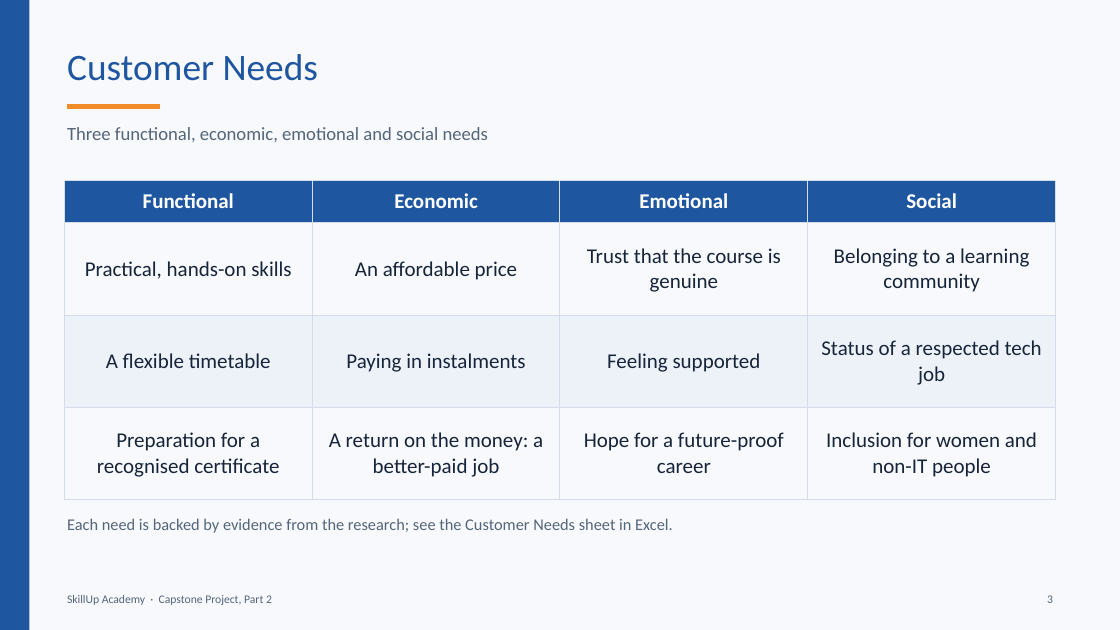
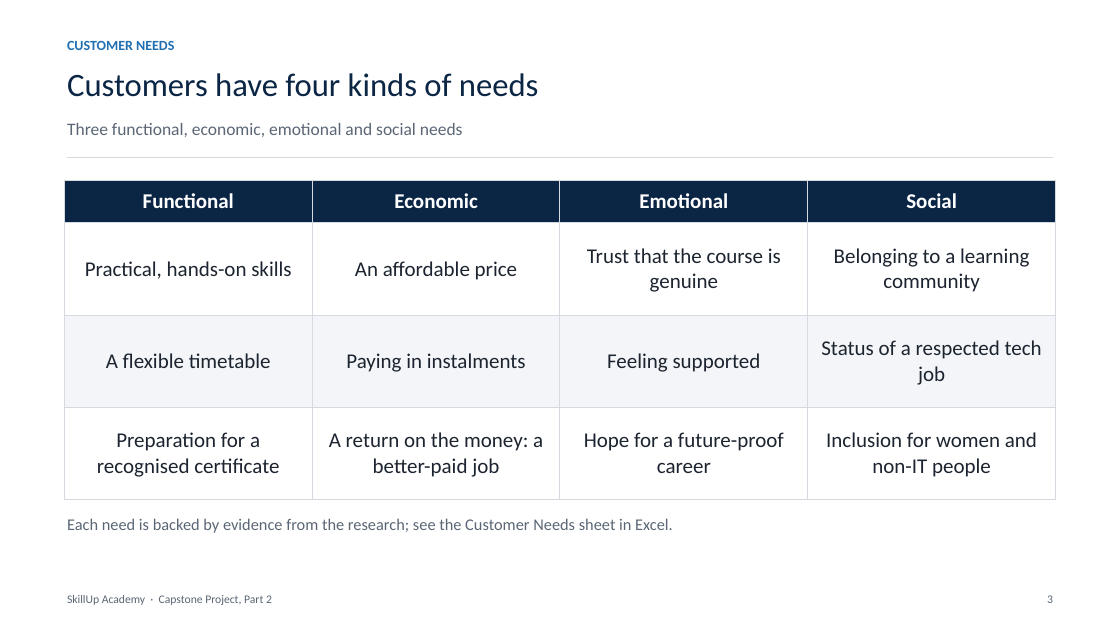
Before and after one commit to BadboyVee/BlackHoleeee, a slide deck: slide 3 of capstone/Customer_Analysis.pptx. Drawn at 1120x630 pixels with LibreOffice and Linux fonts; fonts in the diff are those of the drawing. Boxes give left, top, right and bottom in pixels: in the first picture for what was removed or moved away, otherwise in the second. Text is boxed around its words. In the diff, an @@ line names an element or a change of style, - is before the commit and + after.

```diff
--- a/capstone/Customer_Analysis.pptx
+++ b/capstone/Customer_Analysis.pptx
@@ background #F7F9FC to #FFFFFF @@
@@ rectangle removed at [0,0,29,630] @@
@@ text added at [67,41,174,50], 12 pt, text #1F6FB2, bold @@
+CUSTOMER NEEDS
@@ title at [67,73,538,97]: text changed; size 32 to 28 pt; text colour #1E56A0 to #0B2545 @@
-Customer Needs
+Customers have four kinds of needs
@@ text "Three functional, economic, emotional and ..." at [67,123,463,137]: size 16 to 15 pt, text colour #55657A to #5B6675 @@
@@ line removed from (67, 107) to (160, 107) @@
@@ line added from (67, 158) to (1053, 158), #D5DAE1 1 pt @@
@@ table at [65,181,1056,500] @@
@@ fill #1E56A0 to #0B2545 in row 1 @@
@@ fill #EDF2F9 to #F3F5F8 in row 3 @@
@@ text colour #17243A to #1C2430 @@
@@ borders changed @@
```
Also in this commit, not shown: 15 other slides changed, 7 other files.
